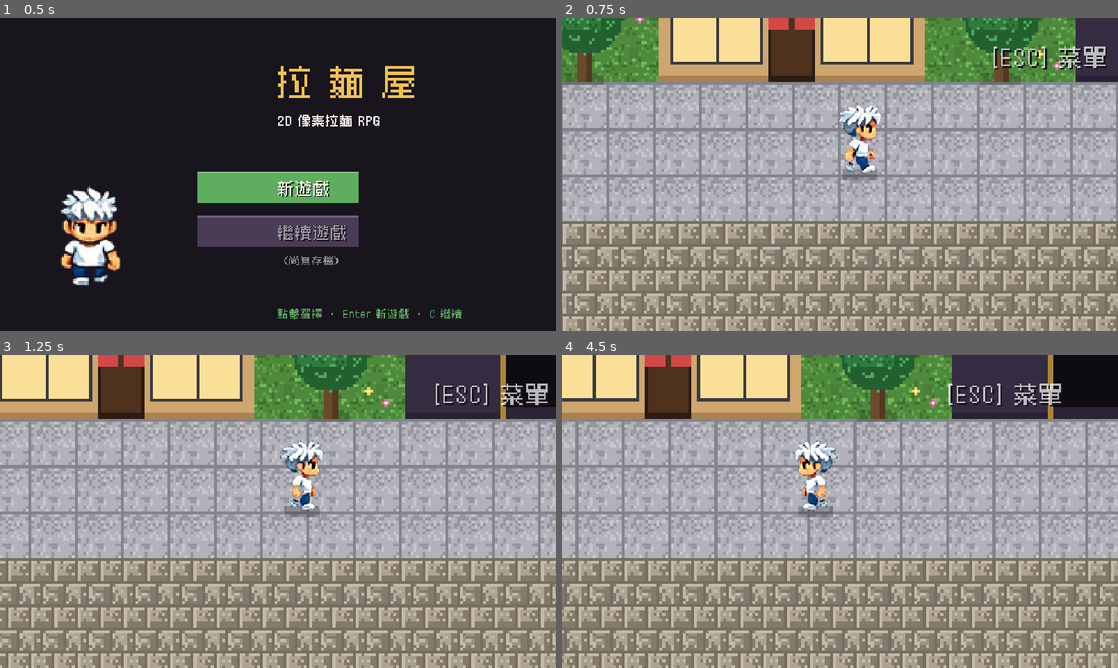
Above: before the commit, frames 1-4 (two rows, left to right).
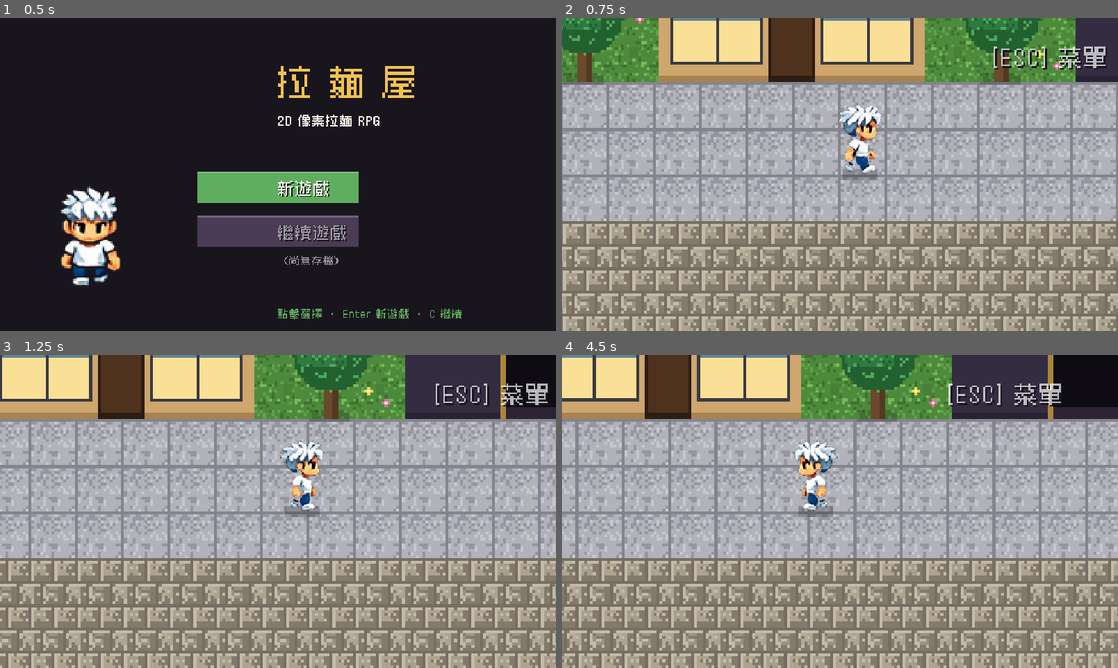
Above: after the commit, the same moments.

Repository: meloalright/ramen-ya
Game: Godot game, scene res://scenes/Menu.tscn
The game is run twice, just before and just after one commit, with the same random seed, the same clock (stepped at 60 frames per second) and the same inputs.
Inputs (mouse positions are in pixels of both pictures, inside the frame that each line leads up to):
- Up to frame 1 (0.5 s): no input
- Up to frame 2 (0.75 s): tap Enter at 0.5 s; move the mouse to (962, 158) at 0.52 s; hold D from 0.53 s (still down); tap M at 0.6 s; click (962, 158) at 0.67 s
- Up to frame 3 (1.25 s): keep holding D; tap Space at 0.77 s
- Up to frame 4 (4.5 s): move the mouse to (728, 527) at 1.27 s; release D at 1.28 s; hold S 1.28-2.03 s; tap Enter at 1.35 s; tap Space at 1.52, 3.02, 3.77 s; move the mouse to (895, 442) at 2.02 s; hold D 2.03-2.78 s; tap R at 2.1 s; move the mouse to (812, 574) at 2.77 s; hold W 2.78-3.53 s; tap C at 2.85 s; click (812, 574) at 2.92 s; move the mouse to (1006, 558) at 3.52 s; hold A from 3.53 s (still down); tap 0 at 3.6 s; move the mouse to (673, 464) at 4.27 s; tap E at 4.35 s

Frame 1 is identical in both runs. In frame 2, 0.5% of the frame differs, in the area x 20-63%, y 0-4%; in frame 3, 0.5%, in the area x 0-44%, y 0-4%; in frame 4, 0.5%.

Commit message:
art: make the ramen shop a small cozy shop (not a tower)
Shrink shop.png from a 96x176 tall building to a 96x96 little shop: the
storefront (awning, 拉麵 sign, display windows, noren door) with just one
window floor and a small parapet on top. World draws the sign relative to
the sprite height so it stays on the awning.

Co-Authored-By: Claude Opus 4.8 (1M context) <noreply@anthropic.com>

Diff:
--- a/scripts/World.gd
+++ b/scripts/World.gd
@@ -560,7 +560,7 @@
 		draw_texture_rect(s, Rect2(ox, oy, s.get_width(), s.get_height()), false)
 		var mid := ox + s.get_width() / 2.0
 		if b.kind == "ramen":
-			_wtext("拉麵", Vector2(mid, oy + 134), 9, C_WHITE, HORIZONTAL_ALIGNMENT_CENTER)
+			_wtext("拉麵", Vector2(mid, oy + s.get_height() - 41), 9, C_WHITE, HORIZONTAL_ALIGNMENT_CENTER)
 		elif b.kind == "tower":
 			_wtext("紫金", Vector2(mid, oy + 130), 9, C_YELLOW, HORIZONTAL_ALIGNMENT_CENTER)
 		elif b.kind == "store":
Binary file changed: assets/world/shop.png
Not shown, changed: assets/world/generate.py
